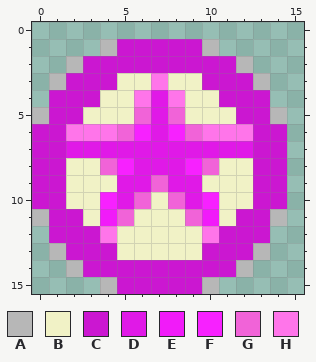
Pixel-art sprite -- fms-library/src/main/res/drawable-mdpi/commitment__proposed.png. That is the earlier state.
The file is 16x16 pixels.
Palette (. is transparent): A #b7b7b7  B #f1f2c6  C #cb17d1  D #e019e7  E #f11bf9  F #f721ff  G #f163d8  H #ff75ea
After:
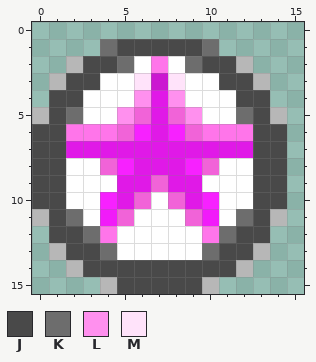
Colours new in this view: J #494949  K #6d6d6d  L #ff90ee  M #ffe3fa
From old to new:
Colour B changes from #f1f2c6 to #ffffff.
Colour C becomes colour B in row 2 at x 6 and 8; in row 3 at x 4 and 10; in row 4 at x 3 and 11.
Colour H becomes colour C in row 3 at x 7.
Colour C becomes colour H in row 2 at x 7.
Colour C becomes colour J in row 1 at x 5 to 9; in row 2 at x 3 to 4 and 10 to 11; in row 3 at x 2 to 3 and 11 to 12; in row 4 at x 1 to 2 and 12 to 13; in row 5 at x 1 and 13; in rows 6 to 10 at x 0 to 1 and 13 to 14.
Colour C becomes colour J in row 11 at x 1 and 13; in row 12 at x 1 to 2 and 12 to 13; in row 13 at x 2 to 3 and 11 to 12; in row 14 at x 3 to 11; in row 15 at x 5 to 9.
Colour A becomes colour K in row 1 at x 4 and 10.
Colour C becomes colour K in row 2 at x 5 and 9; in row 5 at x 2 and 12; in row 11 at x 2 and 12; in row 12 at x 3 and 11; in row 13 at x 4 and 10.
Colour B becomes colour L in row 5 at x 5 and 9.
Colour H becomes colour L in row 4 at x 6 and 8.
Colour B becomes colour M in row 3 at x 6 and 8.
Boxes around the changes in both pictures, in picture pixels (x1, y1, x2, y2):
changed: (32, 39, 287, 294)
